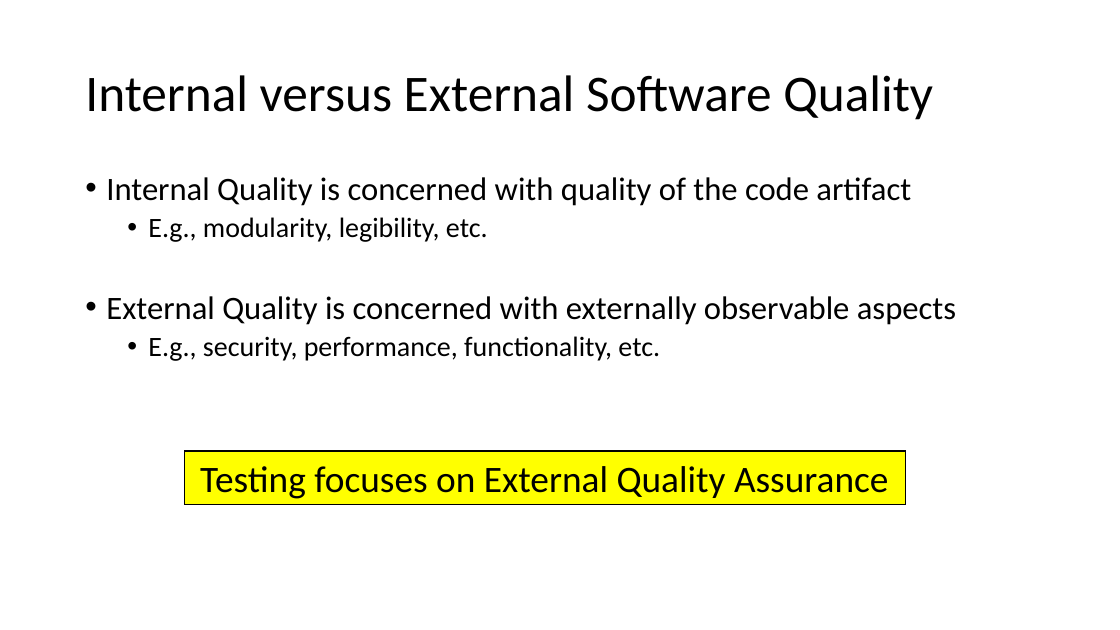
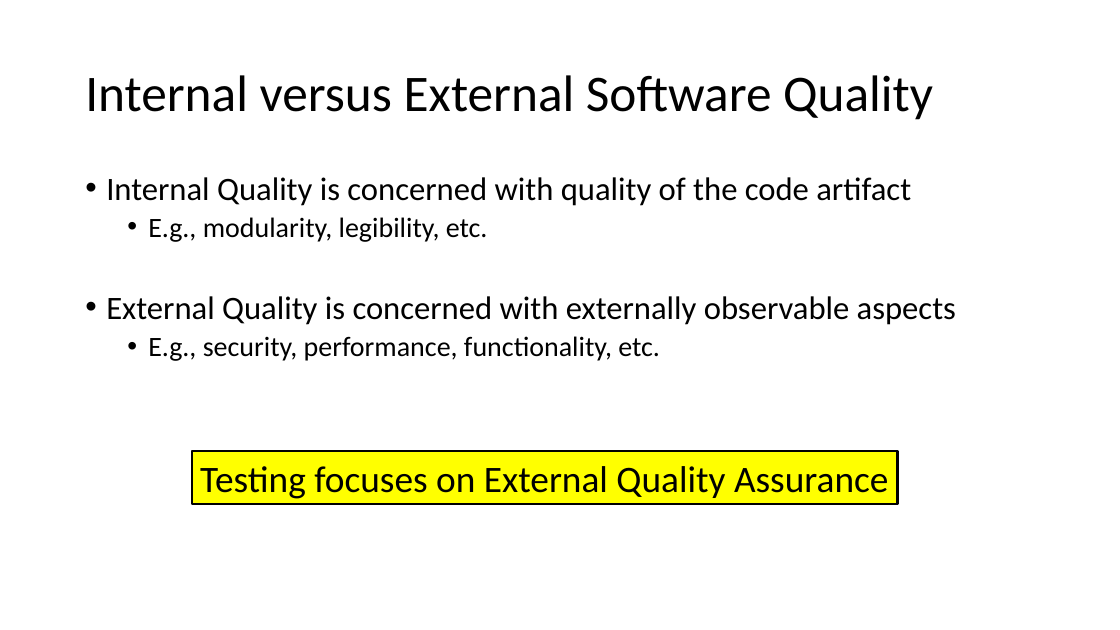
Before and after one commit to damorim/testing-cin-minicourse, a slide deck: slide 13 of testing-minicourse.pptx. Drawn at 1120x630 pixels with LibreOffice and Linux fonts; fonts in the diff are those of the drawing. Boxes give left, top, right and bottom in pixels: in the first picture for what was removed or moved away, otherwise in the second. Text is boxed around its words. In the diff, an @@ line names an element or a change of style, - is before the commit and + after.

```diff
--- a/testing-minicourse.pptx
+++ b/testing-minicourse.pptx
@@ rectangle "Testing focuses on External Quality ...": place and size @@
-rectangle "Testing focuses on External Quality ..." at <box>184,451,906,505</box>
+rectangle "Testing focuses on External Quality ..." at <box>192,451,898,504</box>
@@ rectangle "Testing focuses on External Quality ..." at <box>192,451,898,504</box>: outline #000000 1 pt to #000000 2 pt @@
```
Also in this commit, not shown: 6 other slides changed, 24 slides added.
